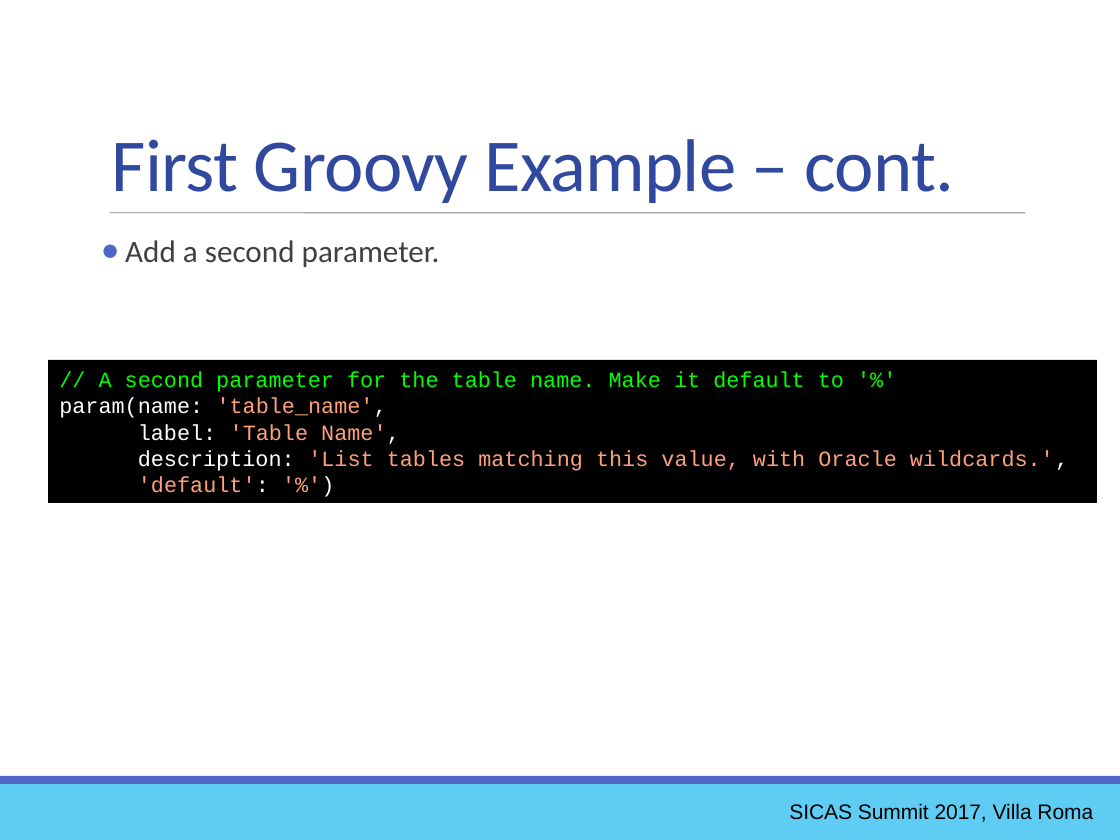
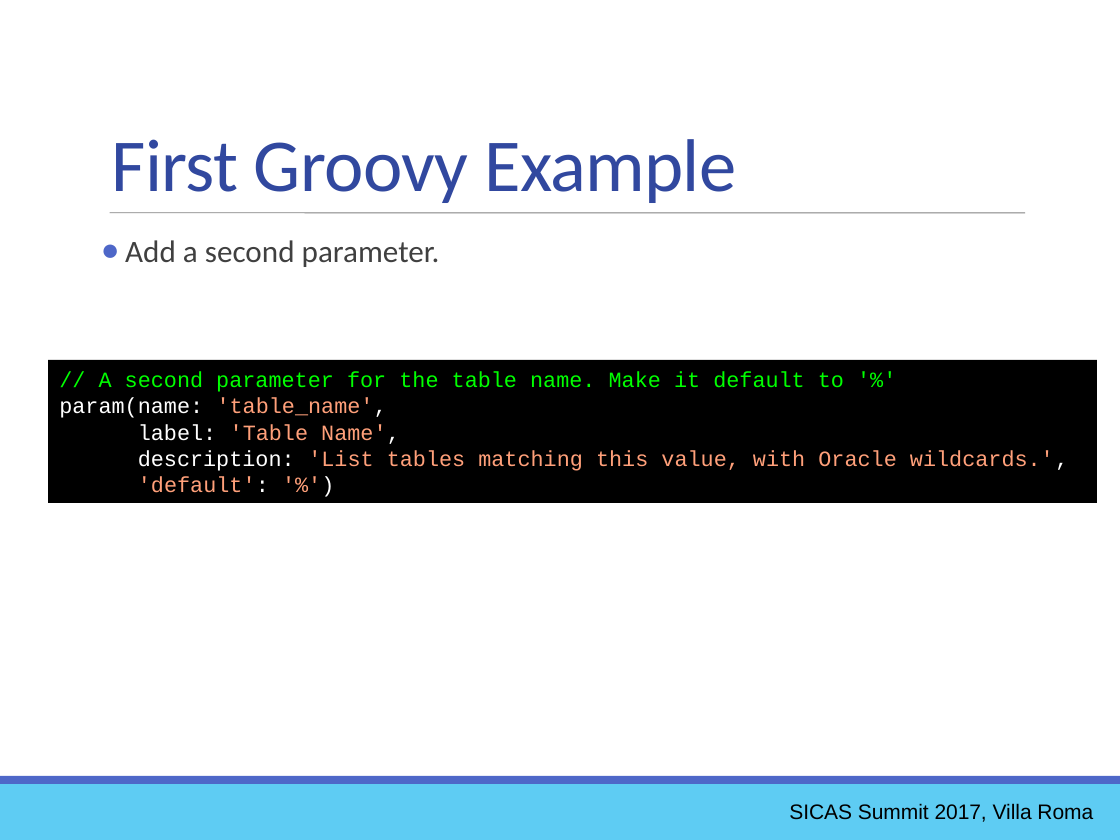
Before and after one commit to ewcole/simple_report, a slide deck: slide 16 of docs/SICAS_2017/Cole_Drop-In Reporting with Groovy.pptx. Drawn at 1120x840 pixels with LibreOffice and Linux fonts; fonts in the diff are those of the drawing. Boxes give left, top, right and bottom in pixels: in the first picture for what was removed or moved away, otherwise in the second. Text is boxed around its words. In the diff, an @@ line names an element or a change of style, - is before the commit and + after.

```diff
--- a/docs/SICAS_2017/Cole_Drop-In Reporting with Groovy.pptx
+++ b/docs/SICAS_2017/Cole_Drop-In Reporting with Groovy.pptx
@@ text at (x1=112, y1=139, x2=736, y2=203): text changed @@
-First Groovy Example – cont.
+First Groovy Example
```
Also in this commit, not shown: 13 other slides changed, 2 slides added, 2 slides removed, 2 other files.
